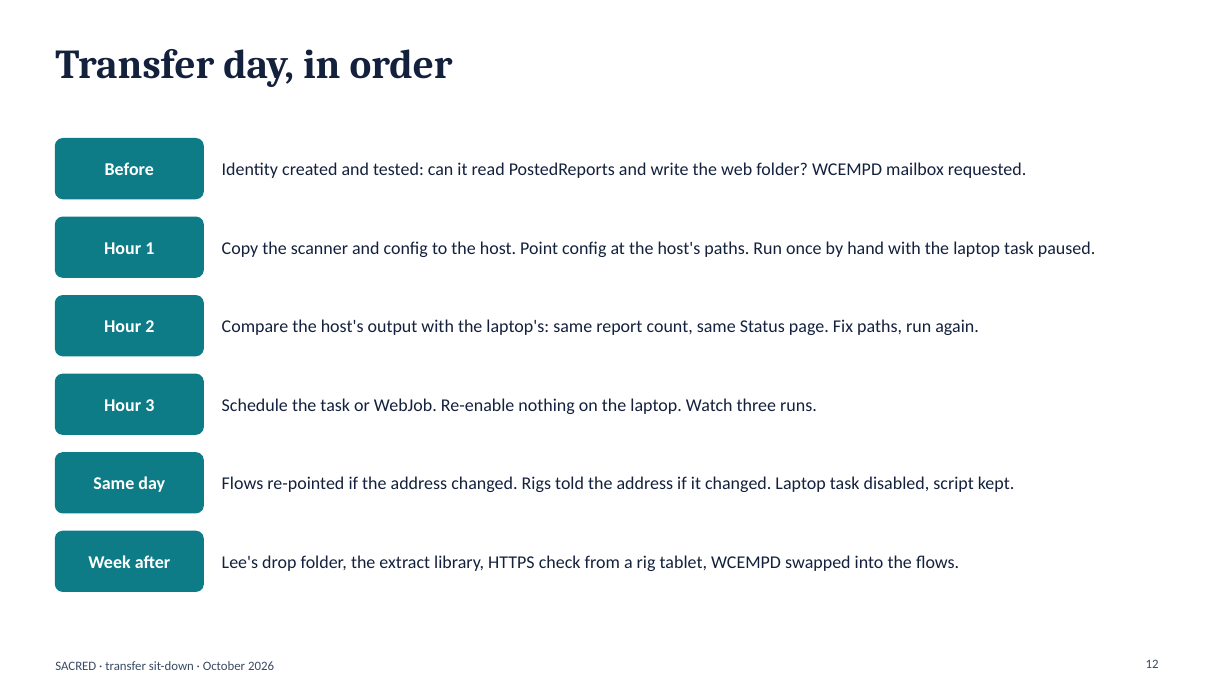
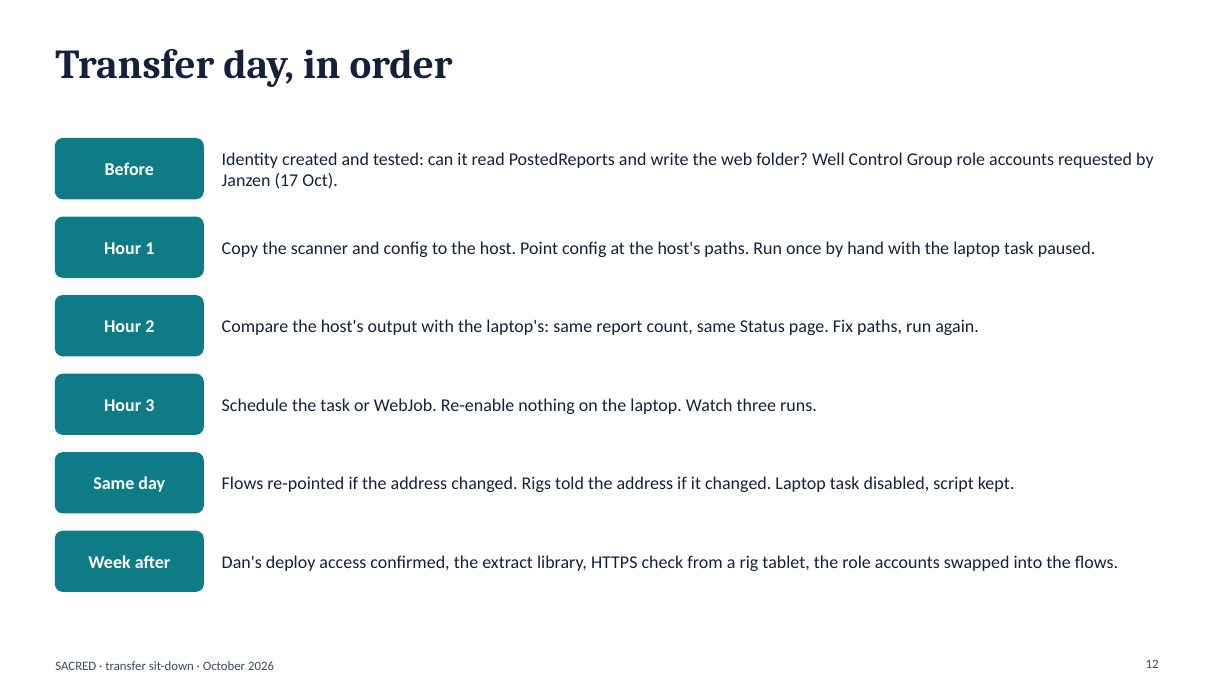
Before and after one commit to dplant494-svg/Dans-projects, a slide deck: slide 12 of SACRED-TRANSFER-DECK-2026-10.pptx. Drawn at 1232x693 pixels with LibreOffice and Linux fonts; fonts in the diff are those of the drawing. Boxes give left, top, right and bottom in pixels: in the first picture for what was removed or moved away, otherwise in the second. Text is boxed around its words. In the diff, an @@ line names an element or a change of style, - is before the commit and + after.

```diff
--- a/SACRED-TRANSFER-DECK-2026-10.pptx
+++ b/SACRED-TRANSFER-DECK-2026-10.pptx
@@ text at (222, 152, 1154, 189): text changed @@
-Identity created and tested: can it read PostedReports and write the web folder? WCEMPD mailbox requested.
+Identity created and tested: can it read PostedReports and write the web folder? Well Control Group role accounts requested by Janzen (17 Oct).
@@ text at (222, 555, 1118, 571): text changed @@
-Lee's drop folder, the extract library, HTTPS check from a rig tablet, WCEMPD swapped into the flows.
+Dan's deploy access confirmed, the extract library, HTTPS check from a rig tablet, the role accounts swapped into the flows.
```
Also in this commit, not shown: 5 other slides changed, 5 other files.
